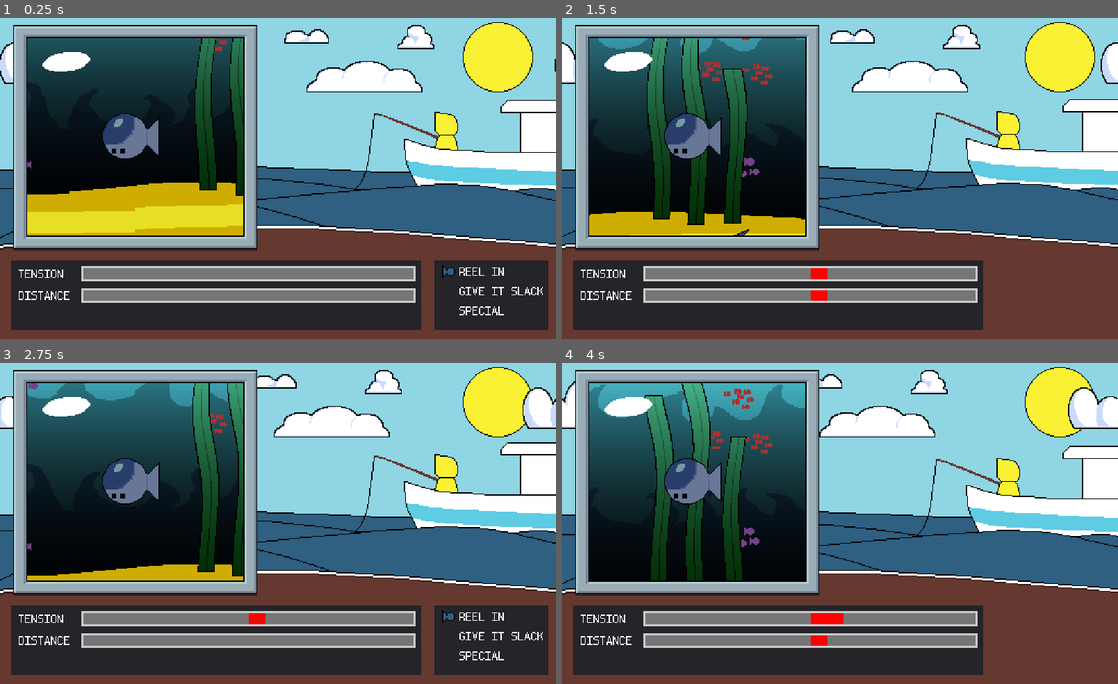
Above: before the commit, frames 1-4 (two rows, left to right).
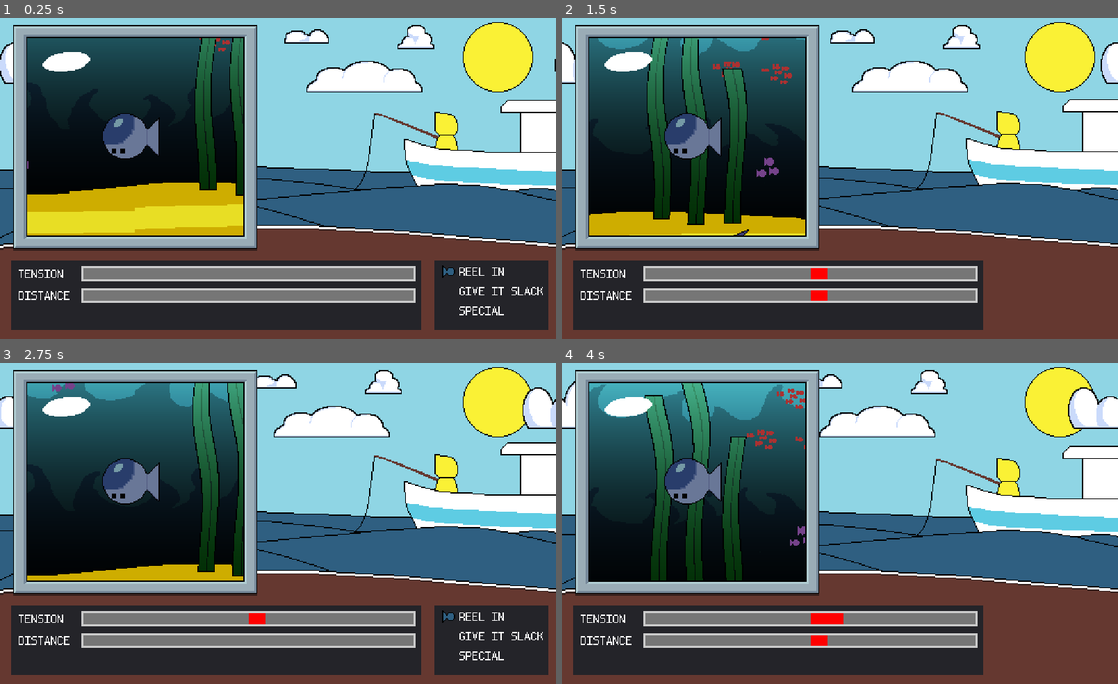
Above: after the commit, the same moments.

Repository: TateKennington/Battle-Fish-Saga
Game: Godot game, scene res://Battle.tscn
Two runs of this game, one before a commit and one after it. Both use one fixed random seed, a clock stepped at 60 frames per second and the inputs below.
Inputs:
- Up to frame 1 (0.25 s): no input
- Up to frame 2 (1.5 s): tap Enter at 0.5 s; hold Up 0.53-1.28 s; tap Space at 0.77 s; hold Down from 1.28 s (still down)
- Up to frame 3 (2.75 s): tap Space at 1.52 s; release Down at 2.03 s; hold Up from 2.03 s (still down)
- Up to frame 4 (4 s): tap Space at 3.02, 3.77 s; release Up at 3.53 s; hold Down from 3.53 s (still down)

The runs differ from the first frame. In frame 1, less than 0.1% of the frame differs, in the area x 4-42%, y 6-47%; in frame 2, 0.5%; in frame 3, 0.2%; in frame 4, 0.6%, in the area x 26-44%, y 8-58%.

Commit message:
Background fish animation

Diff:
--- a/Battle.gd
+++ b/Battle.gd
@@ -58,3 +58,5 @@
 	$Foreground.global_position.y = 2*sin(2*time)
 	$Player.global_position.y = 117.924 + 2*sin(2*time)
 	$ParallaxBackground/ParallaxLayer.motion_offset.x -= 0.2
+	$ViewportContainer/Viewport/ParallaxBackground/ParallaxLayer3.motion_offset.x -= 0.2
+	$ViewportContainer/Viewport/ParallaxBackground/ParallaxLayer4.motion_offset.x += 0.2
--- a/Battle.tscn
+++ b/Battle.tscn
@@ -6,12 +6,13 @@
 [ext_resource path="res://GUI/BattleGUI.tscn" type="PackedScene" id=4]
 [ext_resource path="res://Background/OceanBackground-Far.png" type="Texture" id=5]
 [ext_resource path="res://Background/OceanBackground-Close.png" type="Texture" id=6]
-[ext_resource path="res://Background/OceanBackground-Fish.png" type="Texture" id=7]
+[ext_resource path="res://Background/OceanBackground-Fish-Left.png" type="Texture" id=7]
 [ext_resource path="res://Background/Battle/Background.png" type="Texture" id=8]
 [ext_resource path="res://Background/Battle/Foreground.png" type="Texture" id=9]
 [ext_resource path="res://WarbleShader.tres" type="Shader" id=10]
 [ext_resource path="res://Background/Battle/clouds.png" type="Texture" id=11]
 [ext_resource path="res://Background/OceanBackground-Seaweed.png" type="Texture" id=12]
+[ext_resource path="res://Background/OceanBackground-Fish-Right.png" type="Texture" id=13]
 
 [sub_resource type="ShaderMaterial" id=1]
 shader = ExtResource( 10 )
@@ -96,6 +97,14 @@
 texture = ExtResource( 7 )
 centered = false
 
+[node name="ParallaxLayer4" type="ParallaxLayer" parent="ViewportContainer/Viewport/ParallaxBackground"]
+motion_scale = Vector2( 0.6, 1 )
+motion_mirroring = Vector2( 512, 0 )
+
+[node name="Sprite" type="Sprite" parent="ViewportContainer/Viewport/ParallaxBackground/ParallaxLayer4"]
+texture = ExtResource( 13 )
+centered = false
+
 [node name="ParallaxLayer2" type="ParallaxLayer" parent="ViewportContainer/Viewport/ParallaxBackground"]
 motion_mirroring = Vector2( 512, 0 )
 
Binary file added: Background/OceanBackground-Fish-Left.aseprite
Binary file added: Background/OceanBackground-Fish-Left.png
Not shown, added: Background/OceanBackground-Fish-Left.png.import
Binary file added: Background/OceanBackground-Fish-Right.aseprite
Binary file added: Background/OceanBackground-Fish-Right.png
Not shown, added: Background/OceanBackground-Fish-Right.png.import
Not shown: 1 places in Battle.tscn that only renumber resources
